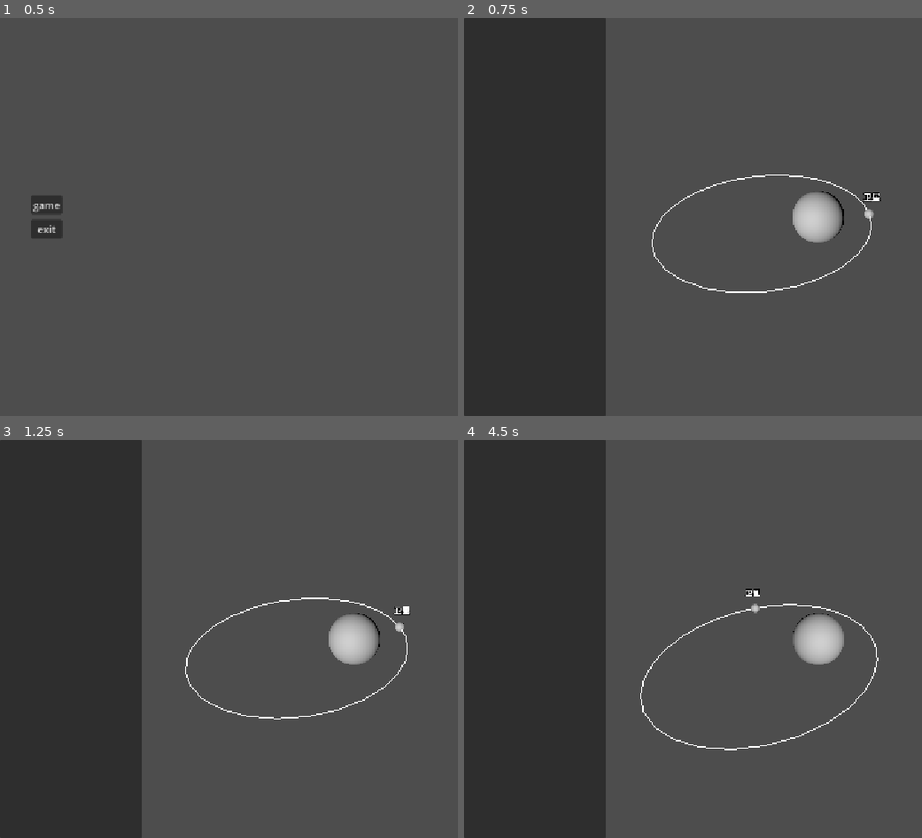
Above: before the commit, frames 1-4 (two rows, left to right).
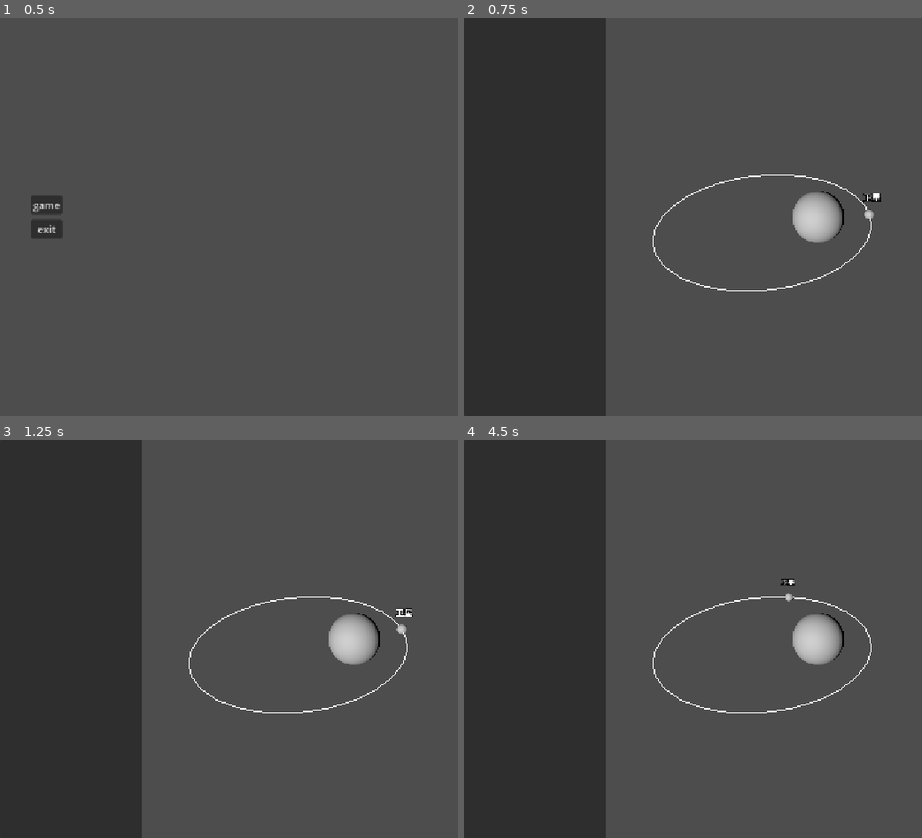
Above: after the commit, the same moments.

Repository: ReineoMesti/ISPE
Game: Godot game, scene res://menu.tscn
Two runs of this game, one before a commit and one after it. Both use one fixed random seed, a clock stepped at 60 frames per second and the inputs below.
Inputs (mouse positions are in pixels of both pictures, inside the frame that each line leads up to):
- Up to frame 1 (0.5 s): no input
- Up to frame 2 (0.75 s): click "game" at 0.5 s
- Up to frame 3 (1.25 s): no input
- Up to frame 4 (4.5 s): move the mouse to (outside the picture) at 1.27 s; move the mouse to (674, 658) at 2.02 s; move the mouse to (889, 551) at 2.77 s; move the mouse to (784, 718) at 3.52 s; move the mouse to (outside the picture) at 4.27 s

Frame 1 is identical in both runs. In frame 2, 0.5% of the frame differs, in the area x 41-92%, y 39-70%; in frame 3, 0.8%; in frame 4, 1.4%, in the area x 38-91%, y 34-78%.

Commit message:
dev: 添加了轨道物体的显示及其与鼠标的初步交互

Diff:
--- /dev/null
+++ b/UIClassFiles/mouseRay.gd
@@ -0,0 +1,36 @@
+extends RayCast3D
+
+var camera: Camera3D
+var onCollidingObject: Area3D
+
+func _ready() -> void:
+	camera = get_parent().get_node("Camera")
+	collision_mask = 1
+	collide_with_areas = true
+	onCollidingObject = null
+
+func _process(delta):
+	# 获取鼠标在屏幕上的位置
+	var mouse_pos = get_viewport().get_mouse_position()
+	# 将鼠标位置转换为3D空间中的射线方向
+	var ray_origin = camera.project_ray_origin(mouse_pos)
+	var ray_normal = camera.project_ray_normal(mouse_pos)
+
+	global_position = ray_origin
+	target_position = ray_normal * 1000
+	force_raycast_update()
+	if is_colliding():
+		var collidingObject = get_collider()
+		if collidingObject is Area3D:
+			if collidingObject != onCollidingObject:
+				collidingObject.body_entered.emit()
+				if onCollidingObject != null:
+					onCollidingObject.body_exited.emit()
+		else:
+			if onCollidingObject:
+				onCollidingObject.body_exited.emit()
+		onCollidingObject = collidingObject
+	else:
+		if onCollidingObject:
+			onCollidingObject.body_exited.emit()
+			onCollidingObject = null
--- a/displayClassFiles/spaceObjectDisplay.gd
+++ b/displayClassFiles/spaceObjectDisplay.gd
@@ -1,11 +1,33 @@
 class_name spaceObjectDisplay extends RefCounted
+
+static var onClickFontColor = Color.GREEN
+static var normalFontColor = Color.WHITE
+static var onTouchFontColor = Color.GREEN_YELLOW
 
 ## 用于标称名字的标签实例
 var labelInstance: Label3D
 ## 用于设置文本悬停高度的向量，一般需要是Vector3.UP正向的
 var positionOffsetVector: Vector3
+
+## 标称符号的半径取值
+const signRadius = 0.1
+
 ## 标称符号
 var signInstance: MeshInstance3D
+## 标称符号的物理区域
+var signArea: Area3D
+## 标称符号的物理碰撞体
+var signCollision: CollisionShape3D
+## 发生点击的信号
+signal onClick
+
+
+const NORMAL_STATUS = 0
+const ONTOUCH_STATUS = 1
+const ONCLICK_STATUS = 2
+
+## 状态
+var status: int
 
 
 func _init(tag: String, parent: Node = null, offset:Vector3 = Vector3.ZERO) -> void:
@@ -16,10 +38,21 @@
 	positionOffsetVector = offset
 	signInstance = MeshInstance3D.new()
 	var sphereMeshInstance = SphereMesh.new()
-	sphereMeshInstance.radius = 0.1
-	sphereMeshInstance.height = 0.2
+	sphereMeshInstance.radius = signRadius
+	sphereMeshInstance.height = signRadius * 2
 	signInstance.mesh = sphereMeshInstance
 
+	signArea = Area3D.new()
+	signCollision = CollisionShape3D.new()
+	signCollision.shape = SphereShape3D.new()
+	signCollision.shape.radius = signRadius
+	signArea.add_child(signCollision)
+	signInstance.add_child(signArea)
+	status = NORMAL_STATUS
+	appearanceNormal()
+	signArea.collision_layer = 1
+	signArea.body_entered.connect(collisionProcessor)
+	signArea.body_exited.connect(collisionRecoverProcessor)
 	if parent != null:
 		mount(parent)
 
@@ -33,3 +66,22 @@
 func moveTo(position_: Vector3) -> void:
 	signInstance.position = position_
 	labelInstance.position = position_ + positionOffsetVector
+
+func collisionProcessor():
+	appearanceOnTouch()
+func collisionRecoverProcessor():
+	appearanceNormal()
+
+func appearanceOnTouch() -> void:
+	status = ONTOUCH_STATUS
+	labelInstance.modulate = onTouchFontColor
+	#labelInstance.font_size += 4
+
+func appearanceOnClick() -> void:
+	status = ONCLICK_STATUS
+	labelInstance.modulate = onClickFontColor
+
+func appearanceNormal() -> void:
+	labelInstance.modulate = normalFontColor
+	#labelInstance.font_size -= 4
+	status = NORMAL_STATUS
--- a/orbitDataClassFiles/orbitEllipse.gd
+++ b/orbitDataClassFiles/orbitEllipse.gd
@@ -16,7 +16,6 @@
 	semiMinorAxis = sqrt(periapsis.length() * apoapsis.length())
 	eccentricity = (periapsis + apoapsis).length()/(periapsis.length()+apoapsis.length())
 	centerVector = (periapsis + apoapsis) / 2.0
-
 func focusRadius(angle_rad:float) -> Vector3:
 	var num = semiMajorAxis * (1 - eccentricity*eccentricity)
 	var den = 1 + eccentricity * cos(angle_rad)
@@ -32,8 +31,6 @@
 	var unitVectorY = unitVectorZ.cross(unitVectorX)
 	var answerVector = unitVectorX * semiMajorAxis * cos(angle_rad)
 	answerVector += unitVectorY * semiMinorAxis * sin(angle_rad)
-	if angle_rad == 0:
-		print(answerVector)
 	return answerVector
 func focusPosition(angle_rad:float) -> Vector3:
 	return focusRadius(angle_rad) + majorFocus
--- a/overworld.gd
+++ b/overworld.gd
@@ -25,11 +25,9 @@
 # Called every frame. 'delta' is the elapsed time since the previous frame.
 @onready var time = 0
 @onready var angle = 0
-
+@onready var flag = true
 func _process(delta: float) -> void:
 	time += delta * 4
-	angle += delta / 8
 	camera.global_position = Vector3(4,0,0)*cos(angle)+Vector3(0,0,4)*sin(angle)+Vector3(0,3,0)
 	camera.look_at(Vector3(0,0,0))
 	ship.flush(time)
-	pass
--- a/storyboard.tscn
+++ b/storyboard.tscn
@@ -1,6 +1,7 @@
 [gd_scene format=3 uid="uid://c7ynyp80arl4e"]
 
 [ext_resource type="Script" uid="uid://cnqehquhxn67l" path="res://overworld.gd" id="2_36rgb"]
+[ext_resource type="Script" uid="uid://0ma0q8yfy0i" path="res://UIClassFiles/mouseRay.gd" id="2_p1o8h"]
 
 [sub_resource type="SphereMesh" id="SphereMesh_eja50"]
 
@@ -10,6 +11,9 @@
 
 [node name="overworld" type="Node3D" unique_id=208067932]
 script = ExtResource("2_36rgb")
+
+[node name="MouseRay" type="RayCast3D" parent="." unique_id=1247304511]
+script = ExtResource("2_p1o8h")
 
 [node name="CenterSphere" type="MeshInstance3D" parent="." unique_id=1335591216]
 mesh = SubResource("SphereMesh_eja50")
Not shown, added: UIClassFiles/mouseRay.gd.uid
